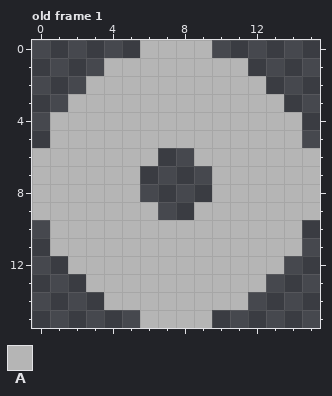
Two versions of one pixel-art file, Assets/station_disc.aseprite. The picture above is the old version.
16x16 pixels, 1 frame. Shown: old frame 1. The commit also changed other frames, which this record leaves out.
Palette (. is transparent): A #b5b5b5
Pixels before, old frame 1, first column x 0:
 0 ......AAAA......
 1 ....AAAAAAAA....
 2 ...AAAAAAAAAA...
 3 ..AAAAAAAAAAAA..
 4 .AAAAAAAAAAAAAA.
 5 .AAAAAAAAAAAAAA.
 6 AAAAAAA..AAAAAAA
 7 AAAAAA....AAAAAA
 8 AAAAAA....AAAAAA
 9 AAAAAAA..AAAAAAA
10 .AAAAAAAAAAAAAA.
11 .AAAAAAAAAAAAAA.
12 ..AAAAAAAAAAAA..
13 ...AAAAAAAAAA...
14 ....AAAAAAAA....
15 ......AAAA......
After the commit:
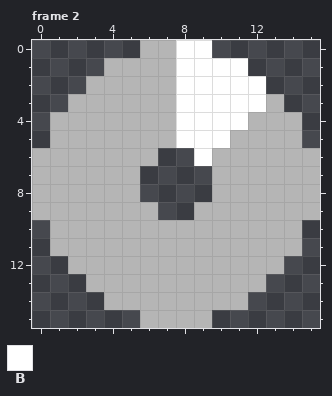
Colours new in this view: B #ffffff
A new or re-ordered frame is compared with the old frame closest to it.
Diff:
frames 1 -> 12
Frame 2 is new; against old frame 1:
The author changed colour A to colour B in row 0 at x 8 to 9; in row 1 at x 8 to 11; in rows 2 to 3 at x 8 to 12; in row 4 at x 8 to 11; in row 5 at x 8 to 10; in row 6 at x 9.
Boxes around the changes in both pictures, in picture pixels (x1, y1, x2, y2):
changed: (176, 40, 266, 166)
